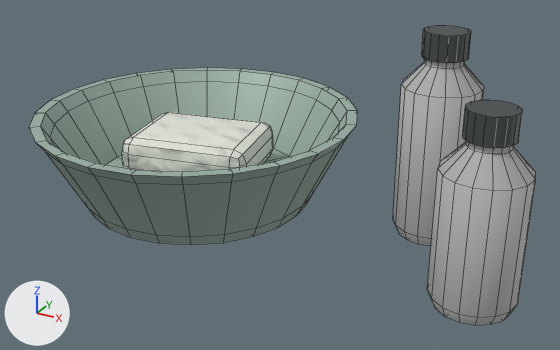
A saved change to the FBX model Prototype/Assets/CTCC/Art/Meshes/CTCC_PROP_CH01CareSupplies.fbx.
Both versions are drawn from a 50 mm camera at (0.219, -0.41, 0.241) aimed at (-0.002, -0.008, 0.04). Arrows for +X, +Y and +Z are at lower left; the lights stay in place. The first picture is the older version. Mesh edges are drawn as thin lines. Objects named as collision shapes, trigger or cutter boxes, shadow casters or lower levels of detail are left out.

Script lines for the objects in view, before the commit:
```python
me_enamel_supply_basin_mesh = bpy.data.meshes.new('Enamel supply basin_mesh')
me_enamel_supply_basin_mesh.from_pydata(...)  # 454 vertices, 474 faces; spans x -0.18..0.159, y -0.109..0.109, z 0.0..0.134
# faces by material slot: [192, 192, 36, 54]
me_enamel_supply_basin_mesh.materials.append(mat_metalpaint)
me_enamel_supply_basin_mesh.materials.append(mat_bakeli)  # grey #bcbcbc
me_enamel_supply_basin_mesh.materials.append(mat_black)  # dark grey #454b4b
me_enamel_supply_basin_mesh.materials.append(mat_cotton)
ob_ctcc_prop_ch01caresupplies_lod0 = bpy.data.objects.new('CTCC_PROP_CH01CareSupplies_LOD0', me_enamel_supply_basin_mesh)
ob_ctcc_prop_ch01caresupplies_lod0.location = (0.0, 0.0, 0.0)
```
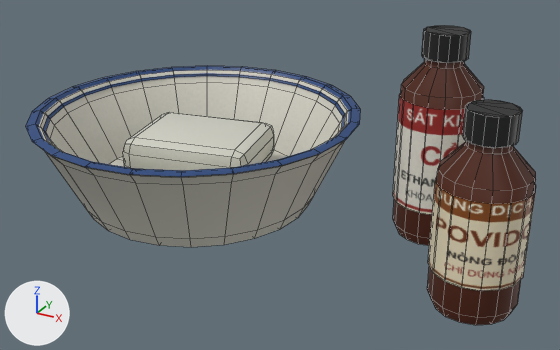
The change in detail:
Picture 'LOC03_CareProps_Color.png' (img_loc03_careprops_color_png) is new.
Picture 'LOC03_CareProps_Normal.png' (img_loc03_careprops_normal_png) is new.
Material 'LOC03_CareProps' (mat_loc03_careprops) is new.
Uses the picture img_loc03_careprops_color_png.
Uses the picture img_loc03_careprops_normal_png.
me_enamel_supply_basin_mesh is used by ob_ctcc_prop_ch01caresupplies_lod0; location (0.0, 0.0, 0.0).
me_enamel_supply_basin_mesh had 454 vertices, 474 faces and spanned x -0.18..0.159, y -0.109..0.109, z 0.0..0.134.
me_enamel_supply_basin_mesh no longer uses material mat_black (dark grey #454b4b).
me_enamel_supply_basin_mesh no longer uses material mat_cotton.
me_enamel_supply_basin_mesh now has 606 vertices, 618 faces and spans x -0.182..0.16, y -0.111..0.111, z 0.0..0.134.
me_enamel_supply_basin_mesh part 1: the loose piece of 56 vertices spanning x -0.127..-0.027, y -0.033..0.053, z 0.024..0.052 is moved by (0.001, 0.0, 0.0), in mat_loc03_careprops.
me_enamel_supply_basin_mesh part 2: a new loose piece of 96 vertices spanning x -0.182..0.04, y -0.111..0.111, z 0.065..0.071, in mat_loc03_careprops.
me_enamel_supply_basin_mesh part 3: a new loose piece of 32 vertices spanning x 0.059..0.111, y 0.014..0.066, z 0.024..0.093, in mat_loc03_careprops.
me_enamel_supply_basin_mesh part 4: a new loose piece of 32 vertices spanning x 0.108..0.16, y -0.059..-0.007, z 0.024..0.074, in mat_loc03_careprops.
Part 5, on me_enamel_supply_basin_mesh:
56 vertices are removed from x 0.071..0.148, y -0.046..0.053, z 0.099..0.134.
36 faces are deleted.
48 vertices are added at x 0.071..0.148, y -0.046..0.053, z 0.099..0.134.
76 new faces join them.
me_enamel_supply_basin_mesh part 6: 192 faces spanning x -0.181..0.039, y -0.11..0.11, z 0.008..0.069 switch from mat_metalpaint to mat_loc03_careprops.
me_enamel_supply_basin_mesh part 7: 192 faces spanning x 0.06..0.159, y -0.058..0.065, z 0.0..0.125 switch from mat_bakeli (grey #bcbcbc) to mat_loc03_careprops.
Other edits to the shape of me_enamel_supply_basin_mesh do not show in these pictures.

Where the change shows, as pixel boxes [x1, y1, x2, y2] in the pictures (560 x 350 px; the box of a moved part takes in the faces that stretch with it):
'CTCC_PROP_CH01CareSupplies_LOD0', reshaped: before [29, 25, 536, 325]; after [26, 25, 536, 325]
part 1 of me_enamel_supply_basin_mesh, moved or reshaped: before [122, 112, 273, 172]; after [123, 112, 274, 171]
part 2 of me_enamel_supply_basin_mesh, added (blue): after [26, 66, 361, 177]
part 3 of me_enamel_supply_basin_mesh, added: after [393, 93, 484, 214]
part 4 of me_enamel_supply_basin_mesh, added (brown): after [428, 176, 536, 291]
part 5 of me_enamel_supply_basin_mesh, reshaped: before [422, 25, 522, 148]; after [422, 25, 523, 148]
part 6 of me_enamel_supply_basin_mesh, recoloured: before [29, 68, 358, 245]; after [37, 70, 349, 247]
part 7 of me_enamel_supply_basin_mesh, recoloured (grey to brown): [393, 59, 536, 325] in both
